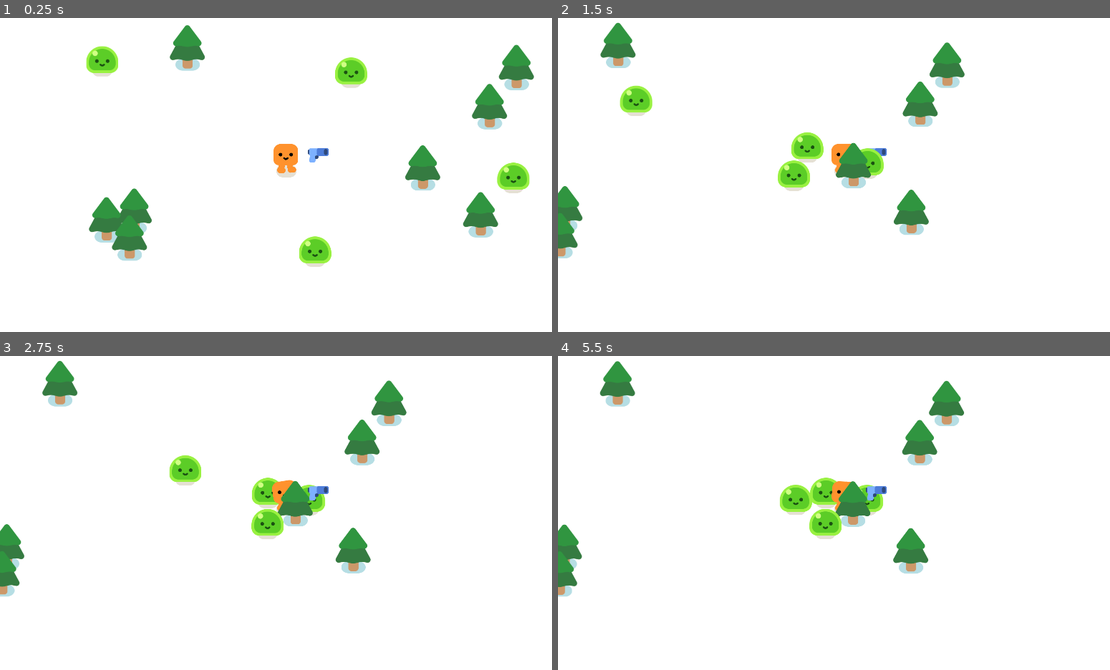
Above: before the commit, frames 1-4 (two rows, left to right).
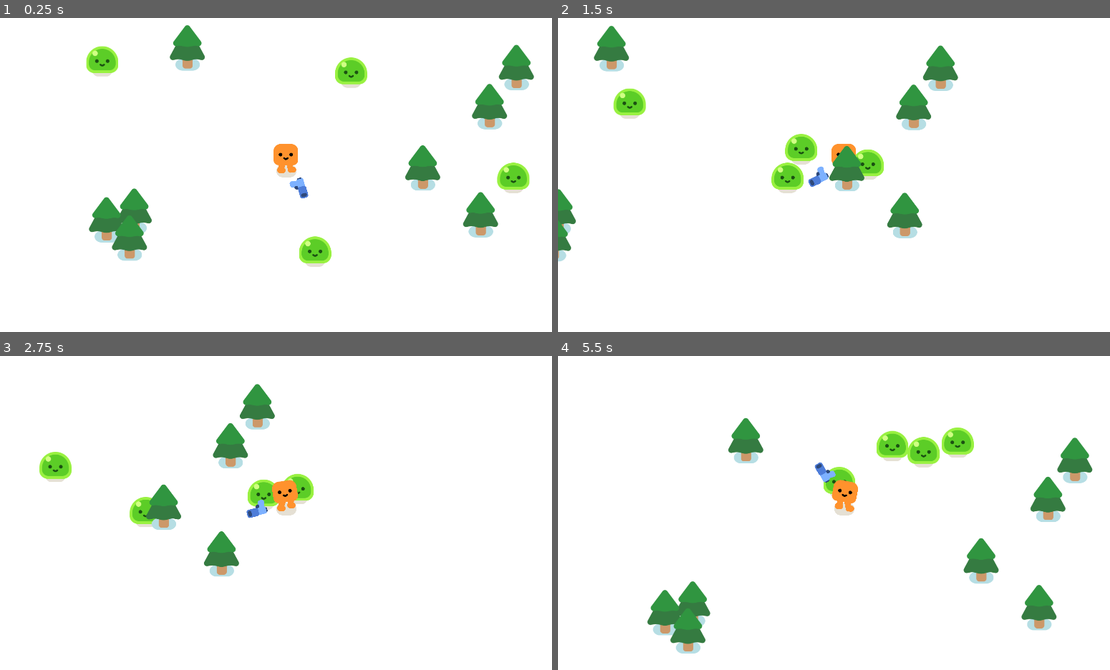
Above: after the commit, the same moments.

Repository: qwertyuiopasdfghjklzxcvbnm1234567890000/Final-Project
Game: Godot game, scene res://survivors_game.tscn
The game is run twice, just before and just after one commit, with the same random seed, the same clock (stepped at 60 frames per second) and the same inputs.
Inputs:
- Up to frame 1 (0.25 s): no input
- Up to frame 2 (1.5 s): hold D (move_right) 0.53-1.28 s; hold S (move_down) from 1.28 s (still down)
- Up to frame 3 (2.75 s): release S (move_down) at 2.03 s; hold D (move_right) from 2.03 s (still down)
- Up to frame 4 (5.5 s): release D (move_right) at 2.78 s; hold W (move_up) 2.78-3.53 s; hold A (move_left) 3.53-5.03 s; hold S (move_down) from 5.03 s (still down)

The runs differ from the first frame. In frame 1, 0.2% of the frame differs, in the area x 52-60%, y 41-58%; in frame 2, 4.5%; in frame 3, 8.5%; in frame 4, 11%, in the area x 0-97%, y 1-95%.

Commit message:
Make the gun detect Aim at enemies - complete

Diff:
--- a/gun.gd
+++ b/gun.gd
@@ -1 +1,8 @@
 extends Area2D
+
+
+func _physics_process(delta):
+	var enemies_in_range = get_overlapping_bodies()
+	if enemies_in_range.size() > 0:
+		var target_enemy = enemies_in_range.front()
+		look_at(target_enemy.global_position)
--- a/gun.tscn
+++ b/gun.tscn
@@ -1,11 +1,15 @@
-[gd_scene load_steps=3 format=3 uid="uid://dlymuuvhtd3ss"]
+[gd_scene load_steps=4 format=3 uid="uid://dlymuuvhtd3ss"]
 
+[ext_resource type="Script" path="res://gun.gd" id="1_2ypj6"]
 [ext_resource type="Texture2D" uid="uid://cswb5do8rrj7q" path="res://pistol/pistol.png" id="1_dgua8"]
 
 [sub_resource type="CircleShape2D" id="CircleShape2D_xvr7a"]
 radius = 406.005
 
 [node name="Gun" type="Area2D"]
+collision_layer = 0
+collision_mask = 2
+script = ExtResource("1_2ypj6")
 
 [node name="CollisionShape2D" type="CollisionShape2D" parent="."]
 shape = SubResource("CircleShape2D_xvr7a")
--- a/mob.tscn
+++ b/mob.tscn
@@ -7,6 +7,8 @@
 radius = 52.0865
 
 [node name="Mob" type="CharacterBody2D"]
+collision_layer = 2
+collision_mask = 3
 script = ExtResource("1_2pdcd")
 
 [node name="Slime" parent="." instance=ExtResource("1_x4f7b")]
